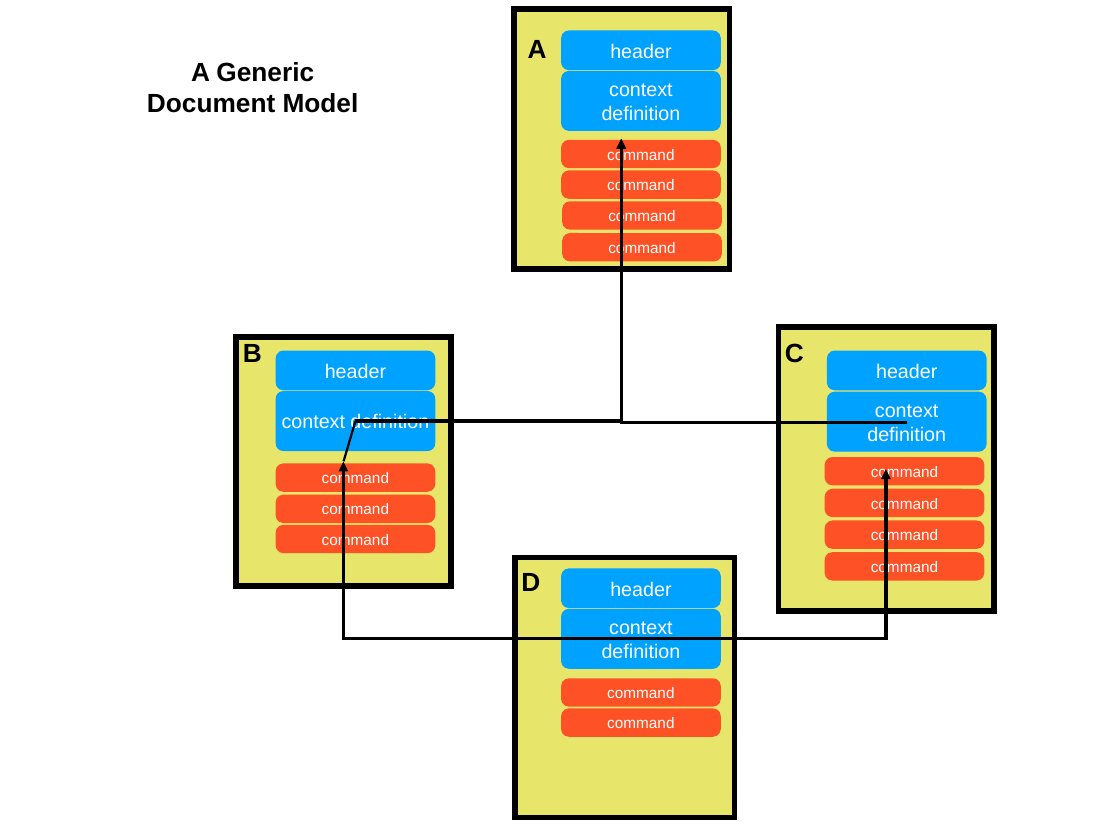
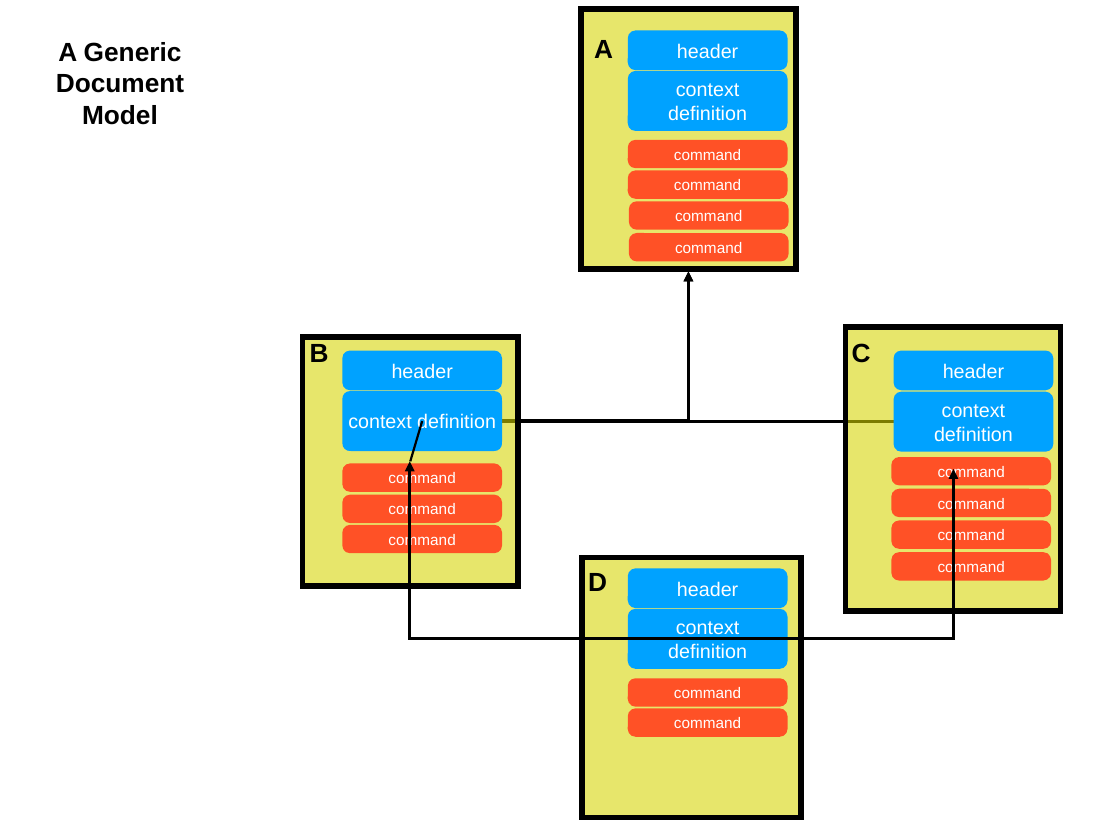
Before and after one commit to logicalhacking/Isabelle_DOF, a slide deck: slide 3 of Isabelle_DOF/document/figures/document-model.pptx (slide 2 before the commit). Drawn at 1120x840 pixels with LibreOffice and Linux fonts; fonts in the diff are those of the drawing. Boxes give left, top, right and bottom in pixels: in the first picture for what was removed or moved away, otherwise in the second. Text is boxed around its words. In the diff, an @@ line names an element or a change of style, - is before the commit and + after.

```diff
--- a/Isabelle_DOF/document/figures/document-model.pptx
+++ b/Isabelle_DOF/document/figures/document-model.pptx
@@ text "A Generic Document Model" rewrapped from [147, 62, 359, 113] to [56, 42, 184, 125] @@
@@ elbow arrow removed from (355, 421) to (621, 139) @@
@@ elbow arrow removed from (907, 422) to (621, 139) @@
@@ freeform shape added at [422, 272, 688, 421], outline #000000 3 pt @@
@@ freeform shape added at [688, 272, 974, 422], outline #000000 3 pt @@
@@ 17 rounded rectangles, 7 texts, 4 rectangles, 2 elbow arrows, 1 freeform shape, 1 line: place and size @@
-17 rounded rectangles, 7 texts, 4 rectangles, 2 elbow arrows, 1 freeform shape, 1 line at [236, 9, 994, 818]
+17 rounded rectangles, 7 texts, 4 rectangles, 2 elbow arrows, 1 freeform shape, 1 line at [302, 9, 1061, 818]
```
Also in this commit, not shown: 4 other slides changed, 1 slide added, 3 other files.
